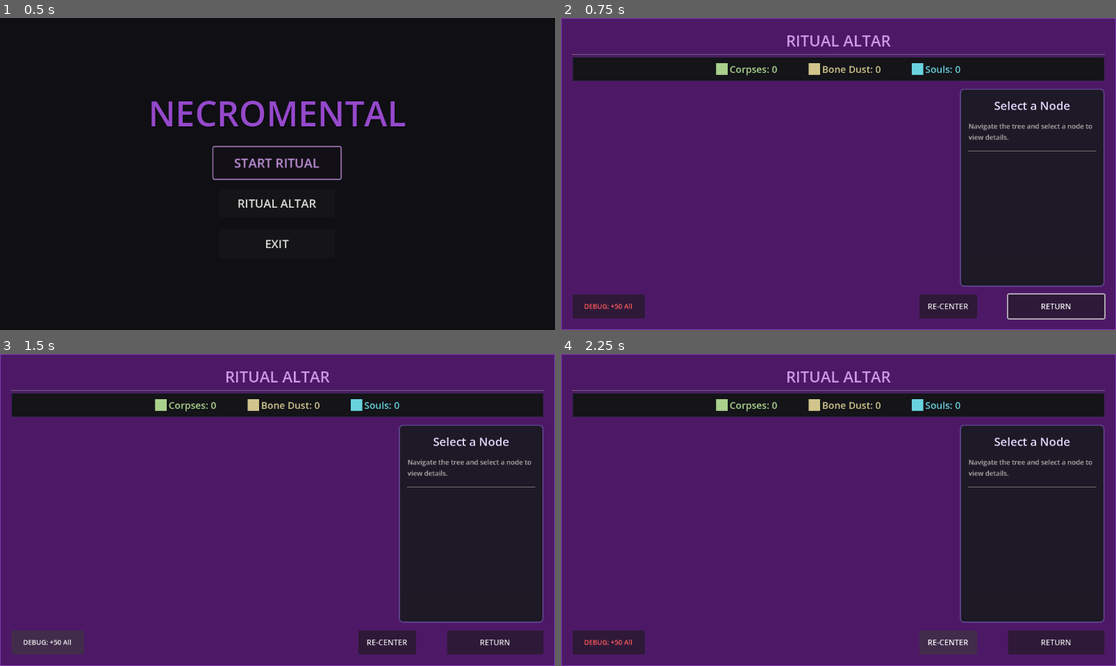
Above: before the commit, frames 1-4 (two rows, left to right).
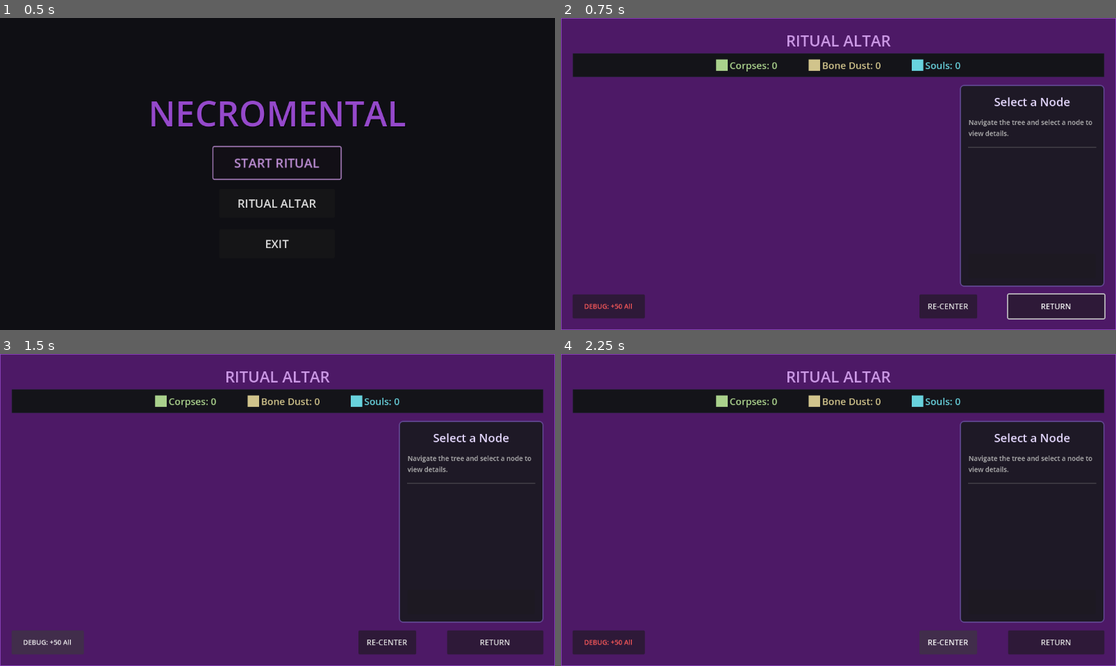
Above: after the commit, the same moments.

Repository: Noah1302/Necromental
Game: Godot game, scene res://scenes/ui/main_menu/main_menu.tscn
The game is run twice, just before and just after one commit, with the same random seed, the same clock (stepped at 60 frames per second) and the same inputs.
Inputs:
- Up to frame 1 (0.5 s): no input
- Up to frame 2 (0.75 s): click "RITUAL ALTAR" at 0.5 s
- Up to frame 3 (1.5 s): click "DEBUG: +50 All" at 1.25 s
- Up to frame 4 (2.25 s): click "RE-CENTER" at 2 s

Frame 1 is identical in both runs. In frame 2, 4.2% of the frame differs, in the area x 2-98%, y 11-43%; in frame 3, 4.2%; in frame 4, 4.2%.
Error in both runs: Invalid assignment of property or key 'unlocked_floors' with value of type 'Array' on a base object of type 'Resource (SaveData)'. (res://src/data/save_data.gd…

Commit message:
Fix Ritual Tree Web rendering: node references, typed array loading, and viewport centering

Diff:
--- a/scenes/ui/meta_upgrade/meta_upgrade.gd
+++ b/scenes/ui/meta_upgrade/meta_upgrade.gd
@@ -22,11 +22,11 @@
 @onready var btn_debug: Button = %DebugGrantBtn
 @onready var btn_center: Button = %CenterCanvas
 
-var all_upgrades: Array[MetaUpgradeData] = []
+var all_upgrades: Array = []
 var upgrade_dict: Dictionary = {}
 var node_dict: Dictionary = {}
 
-var selected_upgrade: MetaUpgradeData
+var selected_upgrade: Resource
 var active_node: Control
 
 var is_panning: bool = false
@@ -46,6 +46,7 @@
 	tree_viewport.gui_input.connect(_on_viewport_gui_input)
 
 	_load_upgrades()
+	print("MetaUpgrade: Loaded ", all_upgrades.size(), " upgrades")
 	_build_tree()
 
 	_update_resources()
@@ -54,22 +55,34 @@
 	btn_back.grab_focus()
 
 	# Delay center so layout sizes are correct
-	call_deferred("_on_center_pressed")
+	await get_tree().process_frame
+	_on_center_pressed()
 
 func _load_upgrades() -> void:
 	all_upgrades.clear()
 	upgrade_dict.clear()
+
+	if not DirAccess.dir_exists_absolute(UPGRADES_PATH):
+		print("ERROR: Upgrades path not found: ", UPGRADES_PATH)
+		return
+
 	var dir = DirAccess.open(UPGRADES_PATH)
 	if dir:
 		dir.list_dir_begin()
 		var file_name = dir.get_next()
 		while file_name != "":
 			if not dir.current_is_dir() and file_name.ends_with(".tres"):
-				var res = ResourceLoader.load(UPGRADES_PATH + file_name) as MetaUpgradeData
+				var full_path = UPGRADES_PATH + file_name
+				var res = ResourceLoader.load(full_path)
 				if res:
 					all_upgrades.append(res)
 					upgrade_dict[res.id] = res
+					print("Loaded upgrade: ", res.id, " at ", res.tree_position)
+				else:
+					print("FAILED to load resource: ", full_path)
 			file_name = dir.get_next()
+	else:
+		print("FAILED to open upgrades directory")
 
 func _build_tree() -> void:
 	for child in nodes_layer.get_children():
@@ -117,16 +130,18 @@
 
 	elif event is InputEventMouseMotion and is_panning:
 		tree_container.position += event.relative
-
-func _apply_zoom(factor: float, mouse_pos: Vector2) -> void:
+		lines_layer.queue_redraw()
+
+func _apply_zoom(factor: float, _mouse_pos: Vector2) -> void:
 	var old_zoom = current_zoom
 	current_zoom = clamp(current_zoom * factor, MIN_ZOOM, MAX_ZOOM)
 
-	var actual_factor = current_zoom / old_zoom
+	# var _actual_factor = current_zoom / old_zoom
 
 	var local_mouse = tree_container.get_local_mouse_position()
 	tree_container.scale = Vector2(current_zoom, current_zoom)
 	tree_container.position -= local_mouse * (current_zoom - old_zoom)
+	lines_layer.queue_redraw()
 
 func _on_center_pressed() -> void:
 	current_zoom = 1.0
@@ -141,7 +156,7 @@
 
 	tree_container.position = (viewport_size / 2.0) + offset
 
-func _on_node_selected(data: MetaUpgradeData, node: Control) -> void:
+func _on_node_selected(data: Resource, node: Control) -> void:
 	if active_node and is_instance_valid(active_node) and active_node.has_method("set_active"):
 		active_node.set_active(false)
 
@@ -152,7 +167,7 @@
 
 	_populate_details(data)
 
-func _populate_details(data: MetaUpgradeData) -> void:
+func _populate_details(data: Resource) -> void:
 	detail_title.text = data.title
 	detail_desc.text = data.description
 
--- a/scenes/ui/meta_upgrade/meta_upgrade.tscn
+++ b/scenes/ui/meta_upgrade/meta_upgrade.tscn
@@ -85,7 +85,7 @@
 text = "RITUAL ALTAR"
 theme_override_colors/font_color = Color(0.8, 0.6, 0.9, 1)
 
-[node name="TitleSeparator" parent="UIPanelBase/Margin/TopLevel" index="1"]
+[node name="HSeparator" parent="UIPanelBase/Margin/TopLevel" index="1"]
 visible = false
 
 [node name="Content" parent="UIPanelBase/Margin/TopLevel" index="2"]
--- a/scenes/ui/meta_upgrade/tree_node.gd
+++ b/scenes/ui/meta_upgrade/tree_node.gd
@@ -1,13 +1,13 @@
 extends PanelContainer
 
-signal node_selected(upgrade_data: MetaUpgradeData, node_ref: Control)
-signal node_clicked(upgrade_data: MetaUpgradeData)
+signal node_selected(upgrade_data: Resource, node_ref: Control)
+signal node_clicked(upgrade_data: Resource)
 
 @onready var icon_rect: ColorRect = %IconRect
 @onready var icon_texture: TextureRect = %IconTexture
 @onready var highlight_rect: ReferenceRect = %HighlightRect
 
-var data: MetaUpgradeData
+var data: Resource
 var is_ready: bool = false
 
 func _ready() -> void:
@@ -35,7 +35,7 @@
 	style.corner_radius_bottom_right = 40
 	add_theme_stylebox_override("panel", style)
 
-func setup(upgrade_data: MetaUpgradeData) -> void:
+func setup(upgrade_data: Resource) -> void:
 	data = upgrade_data
 	if is_ready:
 		_setup_visuals()
Not shown, added: gen_text.gd.uid
Not shown, added: scenes/ui/meta_upgrade/tree_node.gd.uid
Not shown, added: gen.py
